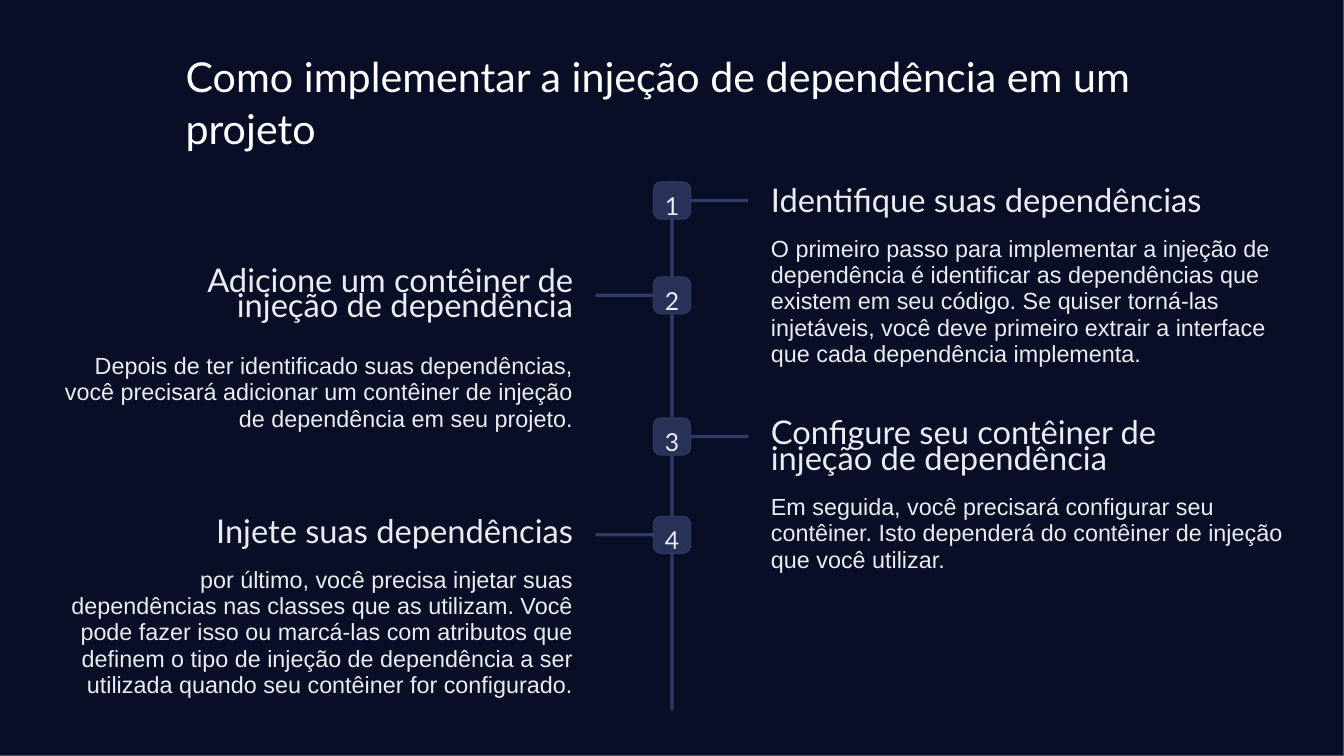
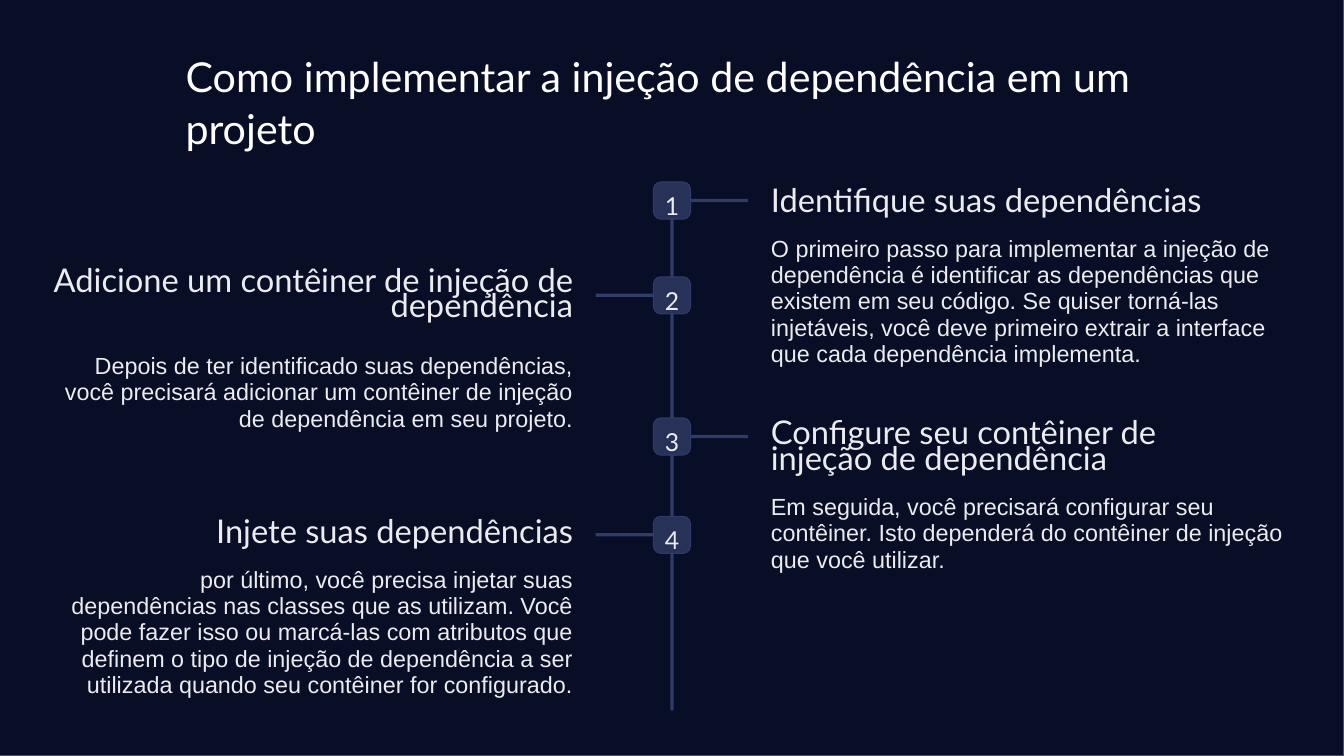
Before and after one commit to Edilsonss123/apresentacao-guildas, a slide deck: slide 7 of slides/02 - Injecao-de-Dependencia.pptx. Drawn at 1344x756 pixels with LibreOffice and Linux fonts; fonts in the diff are those of the drawing. Boxes give left, top, right and bottom in pixels: in the first picture for what was removed or moved away, otherwise in the second. Text is boxed around its words. In the diff, an @@ line names an element or a change of style, - is before the commit and + after.

```diff
--- a/slides/02 - Injecao-de-Dependencia.pptx
+++ b/slides/02 - Injecao-de-Dependencia.pptx
@@ text "Adicione um contêiner de injeção ..." rewrapped from box(207, 268, 574, 323) to box(54, 268, 574, 323) @@
```
Also in this commit, not shown: 21 other files.
